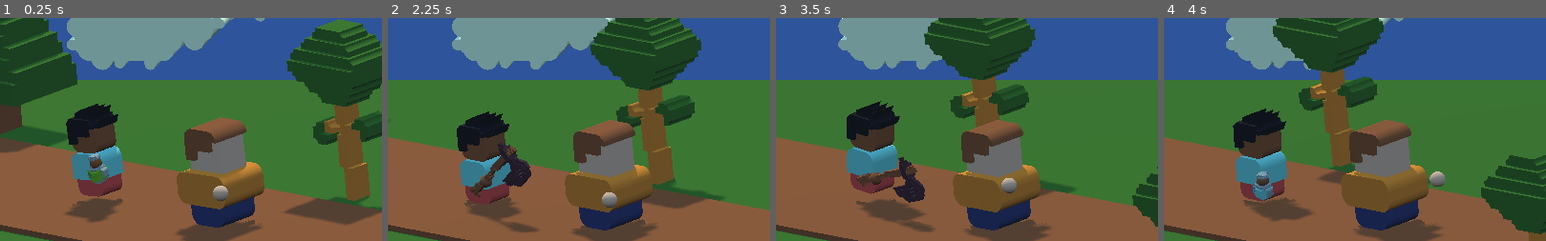
Above: before the commit, frames 1-4 (left to right).
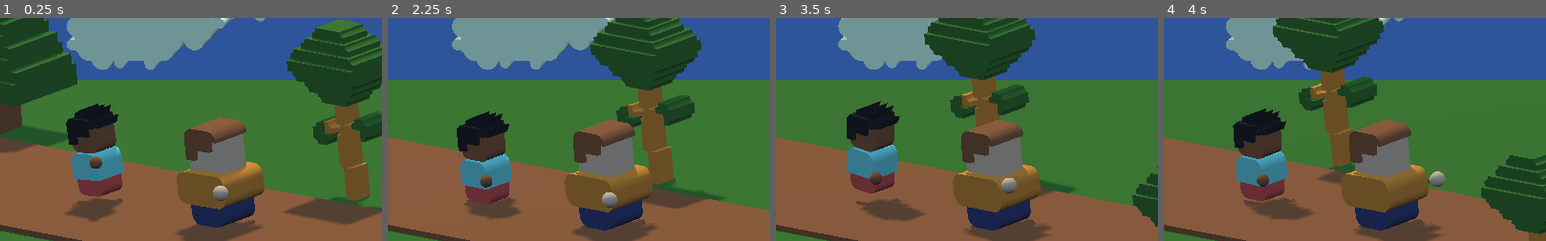
Above: after the commit, the same moments.

Repository: matt-cles/item-assistant
Game: Godot game, scene res://scenes/Main.tscn
Same seed, same stepped clock (60 frames per second), same inputs: the game is played once before the commit and once after it.
Inputs:
- Up to frame 1 (0.25 s): no input
- Up to frame 2 (2.25 s): tap Enter (ui_accept) at 0.5, 0.77, 1.52 s; hold Right (ui_right) 0.53-1.28 s; hold Down (ui_down) 1.28-2.03 s; hold Right (ui_right) from 2.03 s (still down)
- Up to frame 3 (3.5 s): release Right (ui_right) at 2.78 s; hold Up (ui_up) from 2.78 s (still down); tap Enter (ui_accept) at 3.02 s
- Up to frame 4 (4 s): release Up (ui_up) at 3.53 s; hold Left (ui_left) from 3.53 s (still down); tap Enter (ui_accept) at 3.77 s
The pictures show only the part of the screen within x 6-56%, y 37-87%; the shares and areas given below are measured in that part.

The runs differ from the first frame. In frame 1, 0.5% of the frame differs, in the area x 22-29%, y 60-92%; in frame 2, 1.6%, in the area x 21-40%, y 56-97%; in frame 3, 1.5%; in frame 4, 0.4%.
Error after the commit: Attempt to call function 'get_children' in base 'null instance' on a null instance. (res://scripts/Player.gd:41)

Commit message:
restructure character's weapons

Diff:
--- a/animations/attack.tres
+++ b/animations/attack.tres
@@ -4,7 +4,7 @@
 length = 0.5
 step = 0.01
 tracks/0/type = "value"
-tracks/0/path = NodePath("pivot/WeaponSlot1:translation")
+tracks/0/path = NodePath("pivot/RightHand:translation")
 tracks/0/interp = 1
 tracks/0/loop_wrap = true
 tracks/0/imported = false
@@ -16,7 +16,7 @@
 "values": [ Vector3( -0.364854, -0.0331169, -0.356495 ), Vector3( -0.601718, 0.156782, -0.483433 ), Vector3( -0.801891, 0.156782, -0.109556 ), Vector3( -0.520722, 0.122411, 0.577229 ), Vector3( -0.520722, 0.122411, -0.408311 ) ]
 }
 tracks/1/type = "value"
-tracks/1/path = NodePath("pivot/WeaponSlot1:rotation_degrees")
+tracks/1/path = NodePath("pivot/RightHand:rotation_degrees")
 tracks/1/interp = 1
 tracks/1/loop_wrap = true
 tracks/1/imported = false
--- a/animations/still.tres
+++ b/animations/still.tres
@@ -28,7 +28,7 @@
 "values": [ Vector3( 0, 0, 0 ) ]
 }
 tracks/2/type = "value"
-tracks/2/path = NodePath("pivot/WeaponSlot1:rotation_degrees")
+tracks/2/path = NodePath("pivot/RightHand:rotation_degrees")
 tracks/2/interp = 1
 tracks/2/loop_wrap = true
 tracks/2/imported = false
@@ -40,7 +40,7 @@
 "values": [ Vector3( 50.1353, -82.232, 11.7094 ) ]
 }
 tracks/3/type = "value"
-tracks/3/path = NodePath("pivot/WeaponSlot1:translation")
+tracks/3/path = NodePath("pivot/RightHand:translation")
 tracks/3/interp = 1
 tracks/3/loop_wrap = true
 tracks/3/imported = false
--- a/animations/walk.tres
+++ b/animations/walk.tres
@@ -28,7 +28,7 @@
 "values": [ Vector3( 0, 0, 7.025 ), Vector3( 0, 0, 0 ), Vector3( 0, 0, -7.025 ), Vector3( 0, 0, 0 ) ]
 }
 tracks/2/type = "value"
-tracks/2/path = NodePath("pivot/WeaponSlot1:rotation_degrees")
+tracks/2/path = NodePath("pivot/RightHand:rotation_degrees")
 tracks/2/interp = 1
 tracks/2/loop_wrap = true
 tracks/2/imported = false
@@ -40,7 +40,7 @@
 "values": [ Vector3( 68.6634, -76.225, 18.5954 ), Vector3( 50.1353, -82.232, 11.7094 ), Vector3( 35.4876, -76.6552, 6.39663 ), Vector3( 50.1353, -82.232, 11.7094 ) ]
 }
 tracks/3/type = "value"
-tracks/3/path = NodePath("pivot/WeaponSlot1:translation")
+tracks/3/path = NodePath("pivot/RightHand:translation")
 tracks/3/interp = 1
 tracks/3/loop_wrap = true
 tracks/3/imported = false
--- a/scenes/Hero.tscn
+++ b/scenes/Hero.tscn
@@ -15,7 +15,7 @@
 length = 0.5
 step = 0.01
 tracks/0/type = "value"
-tracks/0/path = NodePath("pivot/WeaponSlot1:translation")
+tracks/0/path = NodePath("pivot/RightHand:translation")
 tracks/0/interp = 1
 tracks/0/loop_wrap = true
 tracks/0/imported = false
@@ -27,7 +27,7 @@
 "values": [ Vector3( -0.364854, -0.0331169, -0.356495 ), Vector3( -0.601718, 0.156782, -0.483433 ), Vector3( -0.801891, 0.156782, -0.109556 ), Vector3( -0.520722, 0.122411, 0.577229 ), Vector3( -0.520722, 0.122411, -0.408311 ) ]
 }
 tracks/1/type = "value"
-tracks/1/path = NodePath("pivot/WeaponSlot1:rotation_degrees")
+tracks/1/path = NodePath("pivot/RightHand:rotation_degrees")
 tracks/1/interp = 1
 tracks/1/loop_wrap = true
 tracks/1/imported = false
@@ -63,7 +63,9 @@
 "values": [ Vector3( 0, 0, 0 ) ]
 }
 
-[node name="Hero" type="Spatial"]
+[node name="Hero" type="Spatial" groups=[
+"hero",
+]]
 script = ExtResource( 10 )
 
 [node name="pivot" type="Spatial" parent="."]
@@ -76,13 +78,15 @@
 material/2 = ExtResource( 8 )
 material/3 = ExtResource( 4 )
 
-[node name="WeaponSlot1" type="Spatial" parent="pivot"]
+[node name="RightHand" type="Spatial" parent="pivot"]
 transform = Transform( -0.0219959, -0.772121, -0.635095, 0.130085, 0.627638, -0.76756, 0.991259, -0.0994995, 0.0866358, -0.364854, -0.0331169, -0.356495 )
 
-[node name="Hand" type="MeshInstance" parent="pivot/WeaponSlot1"]
+[node name="HandMesh" type="MeshInstance" parent="pivot/RightHand"]
 transform = Transform( 0.07, 9.11939e-11, -9.31323e-10, -2.4315e-09, 0.07, 1.10425e-08, -9.31323e-10, -1.08309e-10, 0.07, 0, 0, 0 )
 mesh = SubResource( 1 )
 material/0 = ExtResource( 4 )
+
+[node name="WeaponSlot" type="Spatial" parent="pivot/RightHand"]
 
 [node name="AnimationPlayer" type="AnimationPlayer" parent="."]
 anims/attack = SubResource( 2 )
--- a/scenes/Player.tscn
+++ b/scenes/Player.tscn
@@ -37,13 +37,15 @@
 material/2 = ExtResource( 4 )
 material/3 = ExtResource( 3 )
 
-[node name="WeaponSlot1" type="Spatial" parent="pivot"]
+[node name="RightHand" type="Spatial" parent="pivot"]
 transform = Transform( 0.10155, -0.607626, -0.787705, 0.0776915, 0.794223, -0.602639, 0.991792, 2.16067e-07, 0.127861, -0.520722, 0.122411, -0.408311 )
 
-[node name="Hand" type="MeshInstance" parent="pivot/WeaponSlot1"]
+[node name="HandMesh" type="MeshInstance" parent="pivot/RightHand"]
 transform = Transform( 0.07, 9.11939e-11, -9.31323e-10, -2.4315e-09, 0.07, 1.10425e-08, -9.31323e-10, -1.08309e-10, 0.07, 0, 0, 0 )
 mesh = SubResource( 1 )
 material/0 = ExtResource( 2 )
+
+[node name="WeaponSlot" type="Spatial" parent="pivot/RightHand"]
 
 [node name="AnimationPlayer" type="AnimationPlayer" parent="."]
 anims/attack = ExtResource( 10 )
